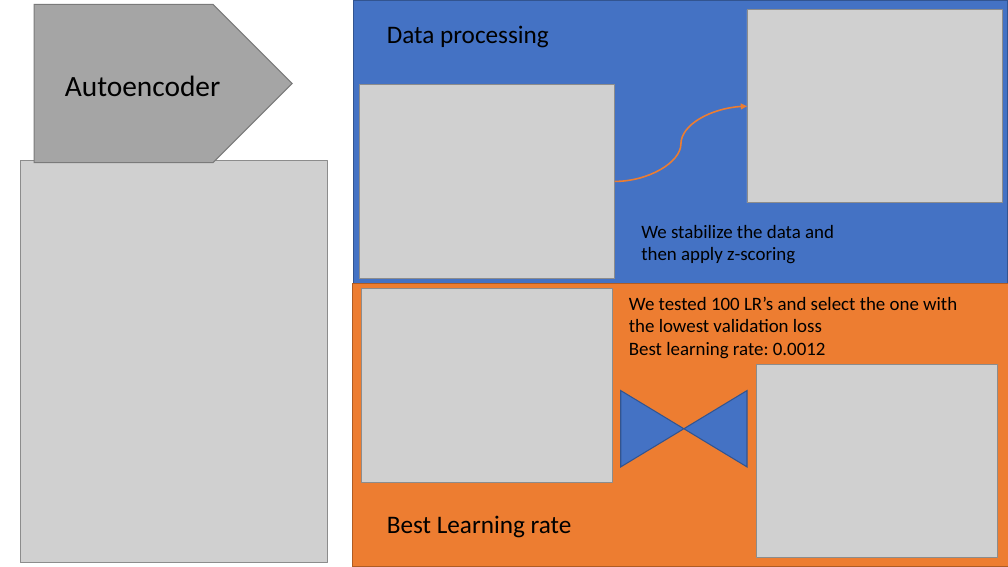
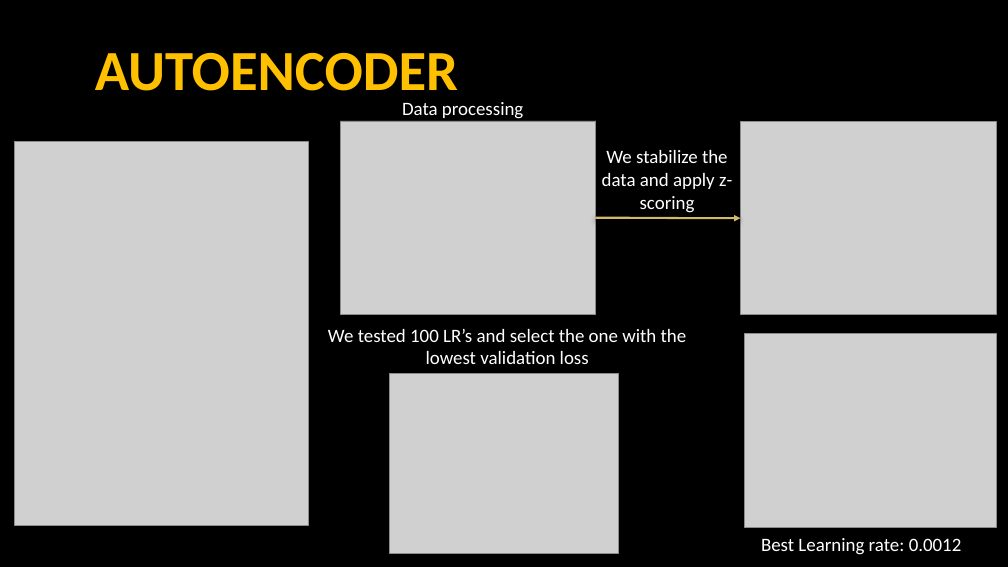
Before and after one commit to jstringara/Fintech, a slide deck: slide 12 of BC3/G/Bozza.pptx (slide 11 before the commit). Drawn at 1008x567 pixels with LibreOffice and Linux fonts; fonts in the diff are those of the drawing; grey boxes stand for pictures. Boxes give left, top, right and bottom in pixels: in the first picture for what was removed or moved away, otherwise in the second. Text is boxed around its words. In the diff, an @@ line names an element or a change of style, - is before the commit and + after.

```diff
--- a/BC3/G/Bozza.pptx
+++ b/BC3/G/Bozza.pptx
@@ background #FFFFFF to #000000 @@
@@ pentagon arrow removed at (34,5,292,163) @@
@@ rectangle removed at (354,0,1008,284) @@
@@ text at (95,53,458,91): text changed; size 28 to 54 pt; text colour #000000 to #FFC000; bold on @@
-Autoencoder
+AUTOENCODER
@@ text "Data processing": place and size @@
-text "Data processing" at (387,25,549,48)
+text "Data processing" at (402,102,523,119)
@@ text "Data processing" at (402,102,523,119): size 24 to 18 pt, text colour #000000 to #FFFFFF @@
@@ picture: place and size @@
-picture at (21,160,328,563)
+picture at (15,141,308,526)
@@ picture: place and size @@
-picture at (359,85,615,278)
+picture at (340,121,596,315)
@@ picture: place and size @@
-picture at (747,10,1003,203)
+picture at (741,122,997,315)
@@ text at (602,150,732,213): text changed; text colour #000000 to #FFFFFF @@
-We stabilize the data and then apply z-scoring
+We stabilize the data and apply z-scoring
@@ curved arrow moved from (615, 181) - (747, 107) to (596, 218) - (741, 219) @@
@@ curved arrow (596, 218) - (741, 219): stroke #ED7D31 1.5 pt to #D3BA68 2 pt @@
@@ rectangle removed at (353,284,1008,567) @@
@@ text "We tested 100 LR’s and ...": place and size @@
-text "We tested 100 LR’s and ..." at (629,297,957,359)
+text "We tested 100 LR’s and ..." at (328,329,687,364)
@@ text "We tested 100 LR’s and ..." at (328,329,687,364): text colour #000000 to #FFFFFF; alignment left to centre @@
@@ text at (629,342,826,359): paragraph removed @@
-Best learning rate: 0.0012
@@ picture: place and size @@
-picture at (361,289,613,482)
+picture at (745,333,996,527)
@@ picture: place and size @@
-picture at (756,364,997,558)
+picture at (389,374,619,554)
@@ flow chart collate removed at (621,391,747,467) @@
@@ text at (761,538,962,555): text changed; size 24 to 18 pt; text colour #000000 to #FFFFFF @@
-Best Learning rate
+Best Learning rate: 0.0012
```
Also in this commit, not shown: 9 other slides changed, 4 slides added, 3 slides removed, 3 other files.
